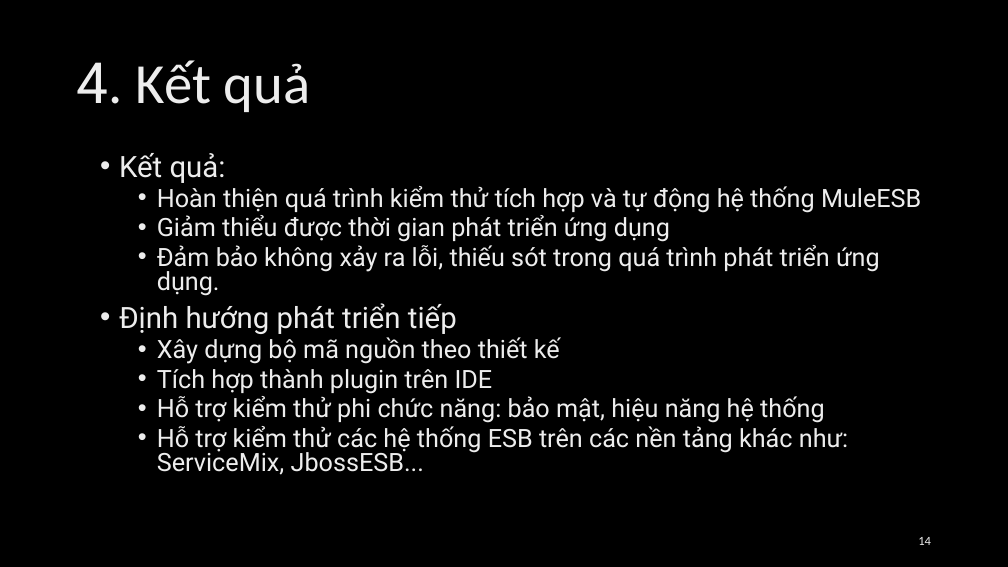
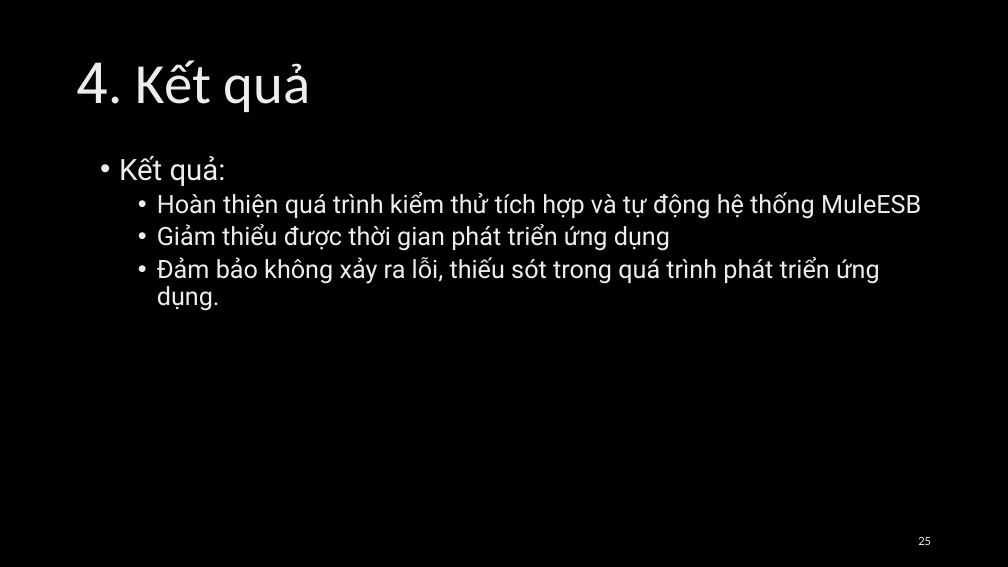
Before and after one commit to Loandt1/FuncTestGenerator, a slide deck: slide 25 of docs/Loandt_Presentation.pptx (slide 14 before the commit). Drawn at 1008x567 pixels with LibreOffice and Linux fonts; fonts in the diff are those of the drawing; background and template pictures are left out. Boxes give left, top, right and bottom in pixels: in the first picture for what was removed or moved away, otherwise in the second. Text is boxed around its words. In the diff, an @@ line names an element or a change of style, - is before the commit and + after.

```diff
--- a/docs/Loandt_Presentation.pptx
+++ b/docs/Loandt_Presentation.pptx
@@ text "Kết quả:" at box(119, 156, 921, 311): line spacing 0.8 to 0.9 @@
@@ text at box(119, 303, 848, 475): paragraphs removed @@
-• Định hướng phát triển tiếp
-  • Xây dựng bộ mã nguồn theo thiết kế
-  • Tích hợp thành plugin trên IDE
-  • Hỗ trợ kiểm thử phi chức năng: bảo mật, hiệu năng hệ thống
-  • Hỗ trợ kiểm thử các hệ thống ESB trên các nền tảng khác như: ServiceMix, JbossESB...
@@ page number at box(918, 537, 931, 545): text changed @@
-14
+25
```
Also in this commit, not shown: 5 other slides changed, 13 slides added, 1 other file.
